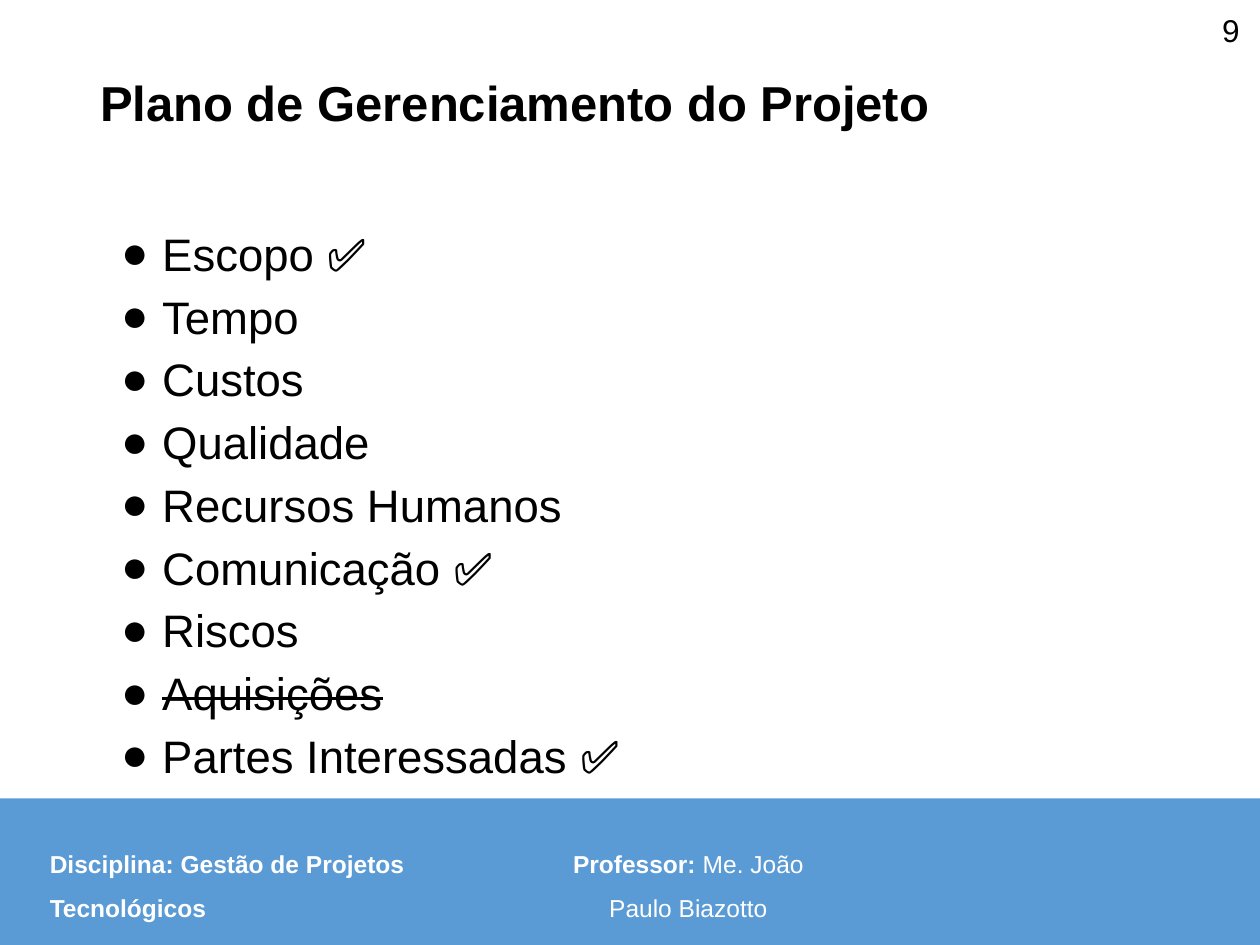
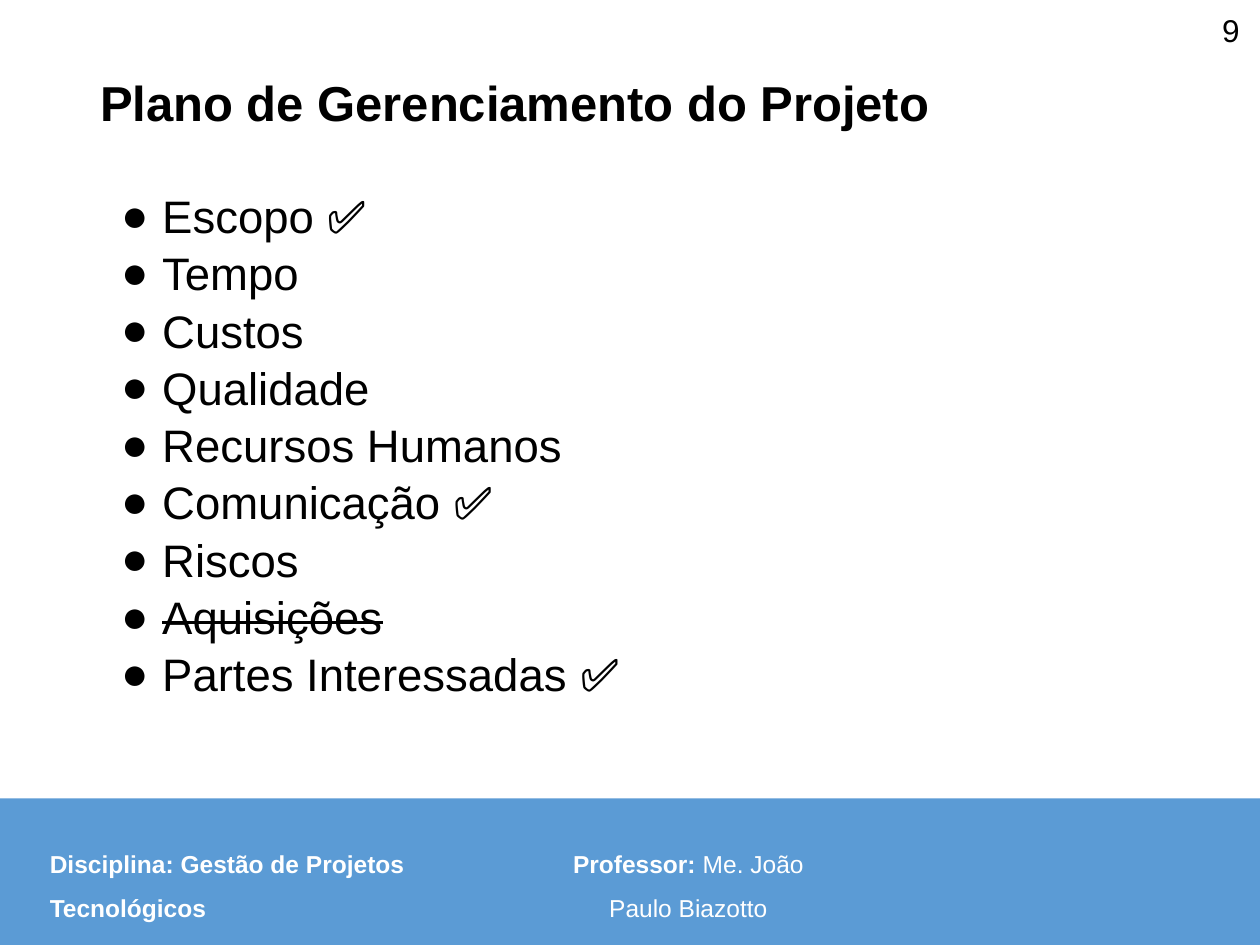
Before and after one commit to pitado/unicesumar2025, a slide deck: slide 9 of gestão de projetos tecnológicos/aulas/Aula 10 - Plano de Gerênciamento de Tempo e Timeline.pptx. Drawn at 1260x945 pixels with LibreOffice and Linux fonts; fonts in the diff are those of the drawing; background and template pictures are left out. Boxes give left, top, right and bottom in pixels: in the first picture for what was removed or moved away, otherwise in the second. Text is boxed around its words. In the diff, an @@ line names an element or a change of style, - is before the commit and + after.

```diff
--- a/gestão de projetos tecnológicos/aulas/Aula 10 - Plano de Gerênciamento de Tempo e Timeline.pptx
+++ b/gestão de projetos tecnológicos/aulas/Aula 10 - Plano de Gerênciamento de Tempo e Timeline.pptx
@@ text "Escopo ✅": place and size @@
-text "Escopo ✅" at (162, 239, 566, 774)
+text "Escopo ✅" at (162, 201, 566, 692)
@@ text "Escopo ✅" at (162, 201, 566, 692): line spacing 1.15 to 1.05 @@
```
Also in this commit, not shown: 8 other slides changed, 2 slides removed, 7 other files.
